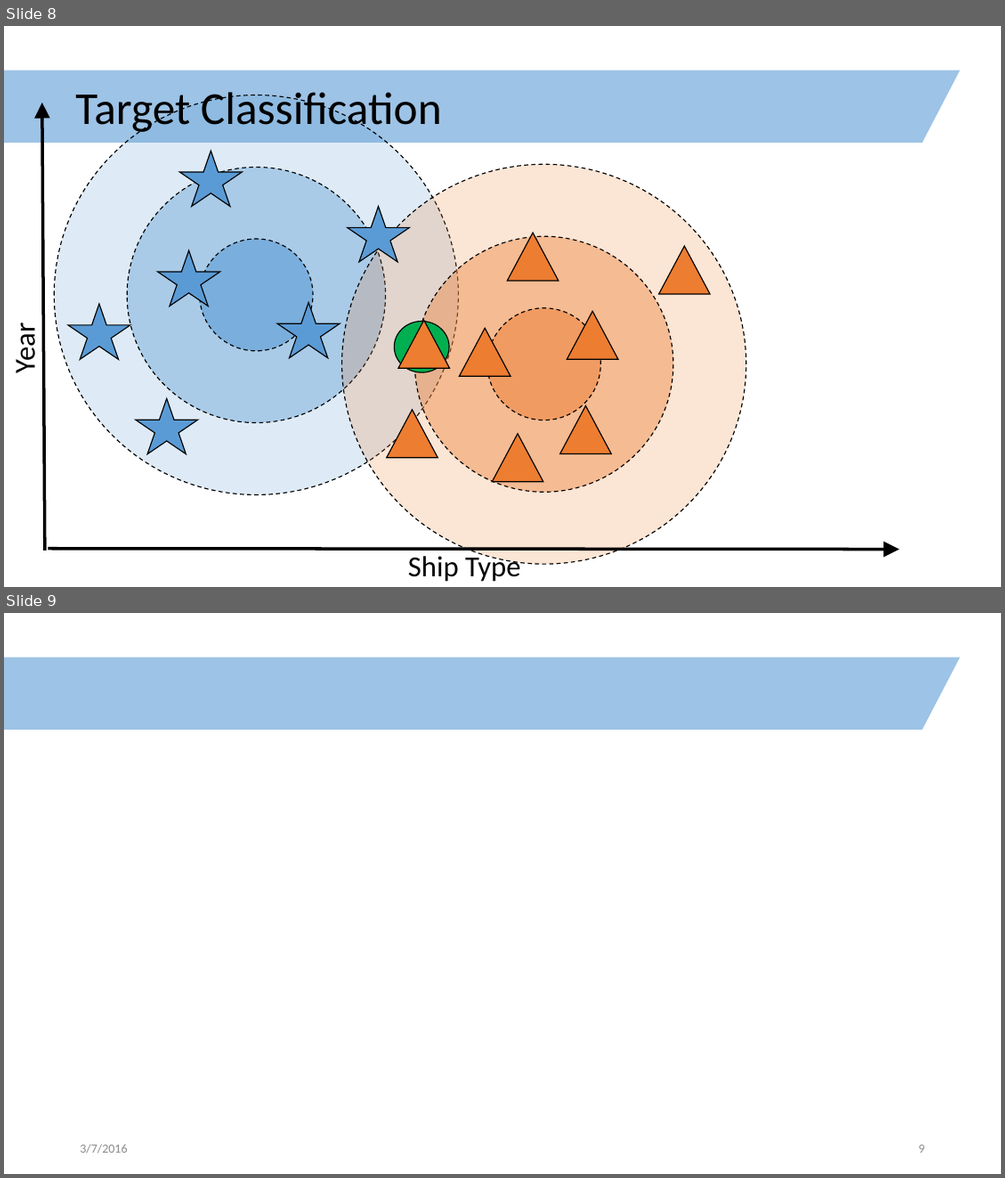
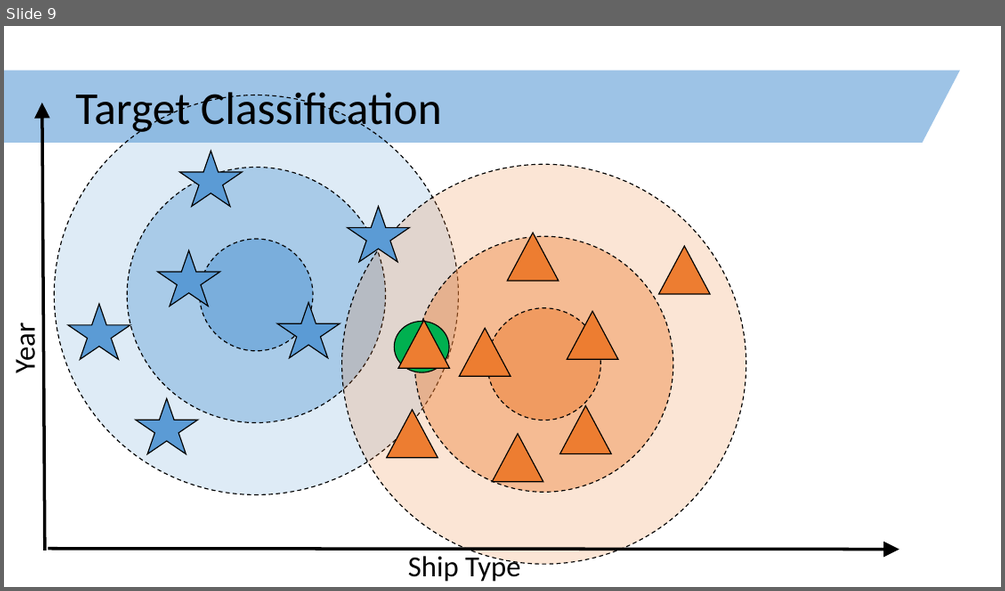
Before and after one commit to clarka34/exploringShipLogbooks, a slide deck: technology_review/technology_review.pptx. Shown one above the other, each under a label of ours: slides 8 and 9 before the commit, slide 9 after it. The pictures are 1005x1178 and 1005x591 pixels, drawn with LibreOffice and Linux fonts; fonts in the diff are those of the drawing. Boxes give left, top, right and bottom in pixels: in the first picture for what was removed or moved away, otherwise in the second. Text is boxed around its words. In the diff, an @@ line names an element or a change of style, - is before the commit and + after.

```diff
--- a/technology_review/technology_review.pptx
+++ b/technology_review/technology_review.pptx
@@ slide 9 removed at <box>4,613,1001,1174</box>, background #FFFFFF; not listed: 1 template element that a slide beside it also shows @@
@@ text removed at <box>80,1143,127,1153</box> @@
-3/7/2016
@@ page number removed at <box>918,1144,924,1152</box> @@
-9
@@ what was slide 8 is now slide 9 @@
```
Also in this commit, not shown: 6 slides changed, 7 slides added, 2 other slides removed.
